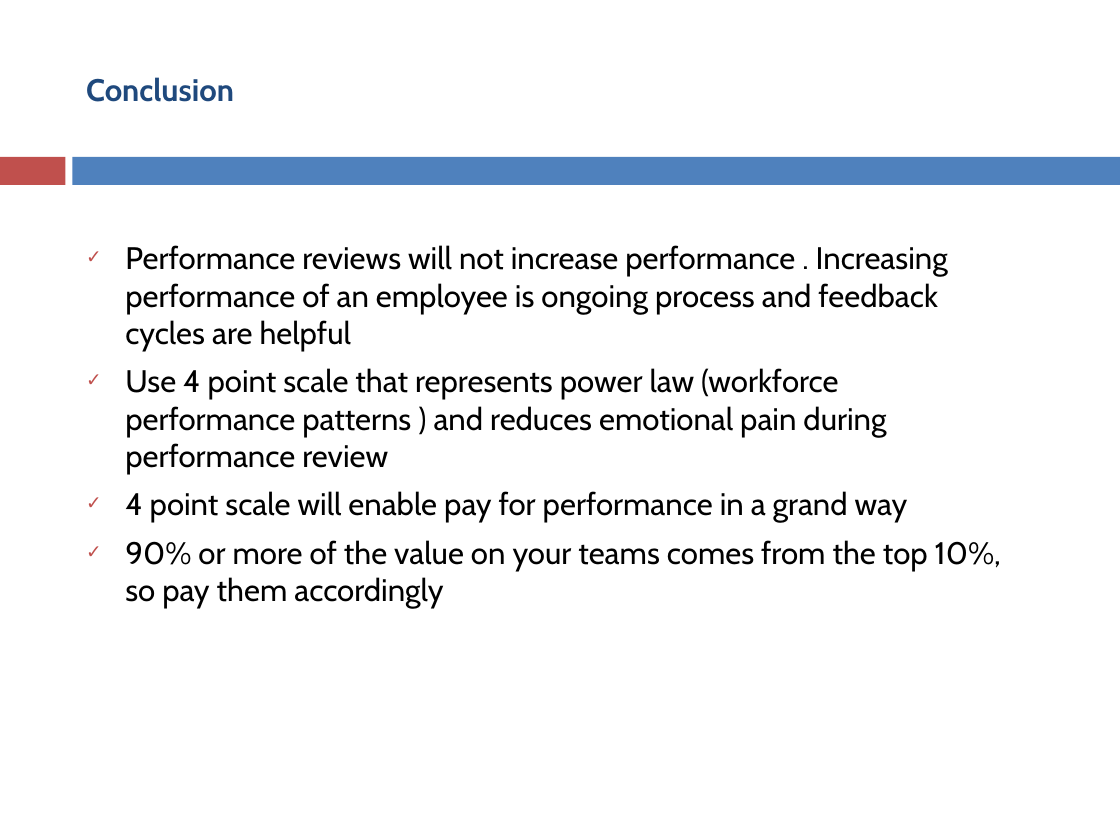
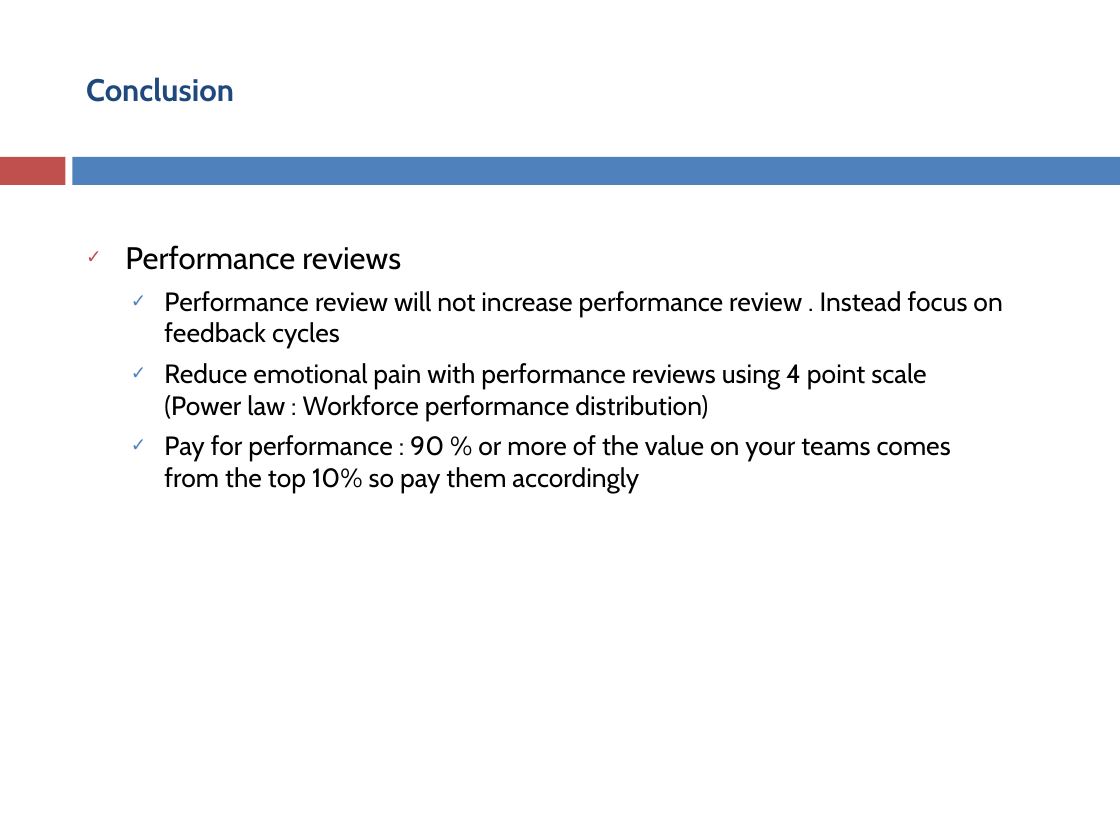
Before and after one commit to asakala/notes, a slide deck: slide 17 of Prokarma/Performance Appraisals.pptx (slide 16 before the commit). Drawn at 1120x840 pixels with LibreOffice and Linux fonts; fonts in the diff are those of the drawing. Boxes give left, top, right and bottom in pixels: in the first picture for what was removed or moved away, otherwise in the second. Text is boxed around its words. In the diff, an @@ line names an element or a change of style, - is before the commit and + after.

```diff
--- a/Prokarma/Performance Appraisals.pptx
+++ b/Prokarma/Performance Appraisals.pptx
@@ text at bbox=[125, 245, 1002, 493]: text changed; size 20 to 17 pt @@
-✓ Performance reviews will not increase performance . Increasing performance of an employee is ongoing process and feedback cycles are helpful
-✓ Use 4 point scale that represents power law (workforce performance patterns ) and reduces emotional pain during performance review
-  ✓ 4 point scale will enable pay for performance in a grand way
-  ✓ 90% or more of the value on your teams comes from the top 10%, so pay them accordingly
+✓ Performance reviews
+  ✓ Performance review will not increase performance review . Instead focus on feedback cycles
+  ✓ Reduce emotional pain with performance reviews using 4 point scale (Power law : Workforce performance distribution)
+  ✓ Pay for performance : 90 % or more of the value on your teams comes from the top 10% so pay them accordingly
```
Also in this commit, not shown: 4 other slides changed, 4 other files.
